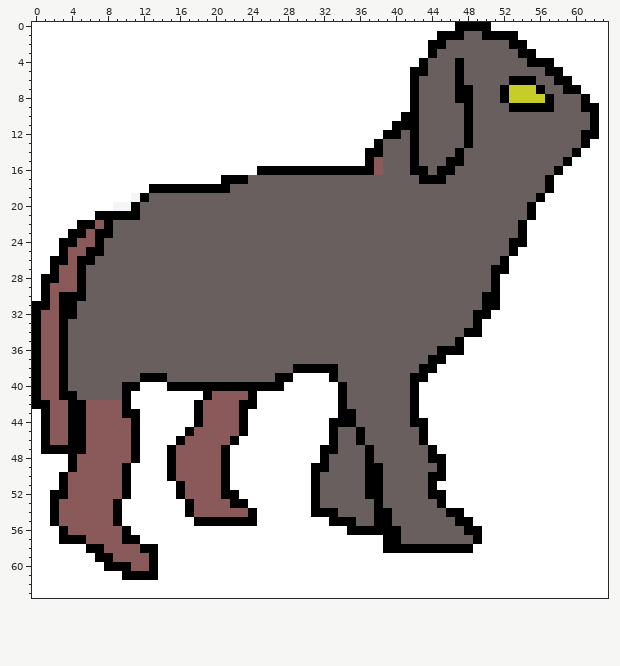
File history of a pixel-art sprite, Zako.png. Above is the file before it was changed.
The file is 64x64 pixels. Pixels under 10% opacity are left out. Colours within 5 levels of each other are drawn and written as one.
Once edited:
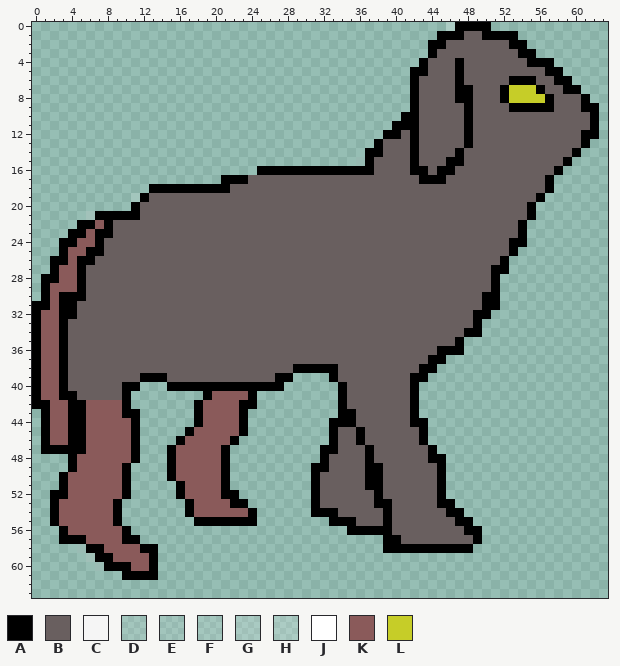
Palette (. is transparent): A #000000  B #695f5f  C #f5f5f5  D #f9f9f922  E #ffffff1c  F #ffffff22  G #ffffff2f  H #ffffff35  J #ffffff  K #8a5a5a  L #c6cd28
The exact change:
Changed rows in their new state; - is an unchanged pixel.
first column x 0:
 0 ..............................................H----.............
 1 .............................................---------..........
 2 ............................................-----------.........
 3 ............................................------------........
 4 ...........................................---------------......
 5 ..........................................-----------------.....
 6 ..........................................------------------....
 7 ..........................................-------------------...
 8 ..........................................--------------------..
 9 ..........................................---------------------.
10 .........................................----------------------.
11 ........................................-----------------------.
12 .......................................------------------------.
13 ......................................------------------------..
14 .....................................------------------------...
15 ....................................E-B---------------------....
16 .........................-------------B--------------------.....
17 .....................-------------------------------------......
18 .............---------------------------------------------......
19 ...........D---------------------------------------------.......
20 ...........---------------------------------------------........
21 ......H-------------------------------------------------........
22 .....--------------------------------------------------.........
23 ....---------------------------------------------------.........
24 ...----------------------------------------------------.........
25 ...---------------------------------------------------..........
26 ..---------------------------------------------------...........
27 ..---------------------------------------------------...........
28 .---------------------------------------------------............
29 .---------------------------------------------------............
30 .---------------------------------------------------............
31 ----------------------------------------------------............
32 ---------------------------------------------------.............
33 --------------------------------------------------..............
34 --------------------------------------------------..............
35 ------------------------------------------------................
36 ------------------------------------------------................
37 ----------------------------------------------..................
38 ---------------------------------------------...................
39 -----------------------------....-----------....................
40 ------------...-------------......---------.....................
41 -----------........------.........---------.....................
42 -----------.......-------.........---------.....................
43 .-----------......------..........---------.....................
44 .-----------......------.........-----------....................
45 .-----------.....-------.........-----------....................
46 .-----------....-------..........-----------....................
47 .-----------...-------..........-------------...................
48 ....--------...-------..........--------------..................
49 ....-------....-------.........---------------..................
50 ...--------....-------.........-------------B-..................
51 ...--------.....------.........-------------BA..................
52 ..---------.....-------........------B------B-..................
53 ..--------.......-------.......--------A------A.................
54 ..--------.......--------......-------B---------................
55 ..--------........-------........-----B----------...............
56 ...--------........................-----B---------..............
57 ...---------...........................-----------..............
58 .....F--------.........................----------...............
59 ......G-------..................................................
60 .......F------..................................................
61 ..........----..................................................
62 ................................................................
63 ................................................................
Boxes around the changes in both pictures, in picture pixels (x1, y1, x2, y2):
changed: (32, 22, 608, 598)
